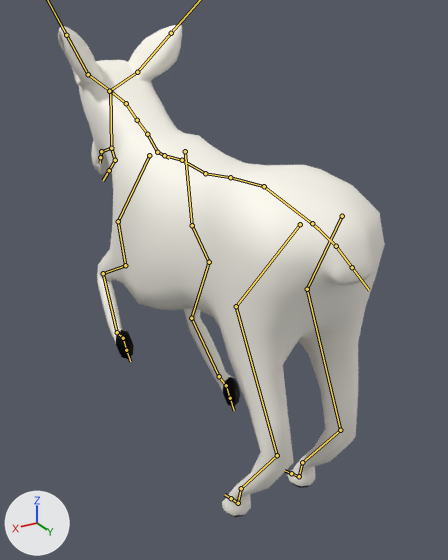
Before and after pictures for a commit that changed the FBX model Hares-and-Bears/Assets/Models/Animals/Deer/FemaleDeerModel.fbx.
One viewpoint serves both versions: a camera (50 mm lens) standing at (4.19, 7.09, 6.72) and looking at (-0.39, -0.56, 2.9). Every picture has the same lights, and +X, +Y and +Z are marked at lower left. Both versions are drawn at frame 14 of the action 'DeerRunningAnimation'; the numbers are the values there. The bones that bend it are drawn over the model as lines.

The first picture shows 'DeerModel'.
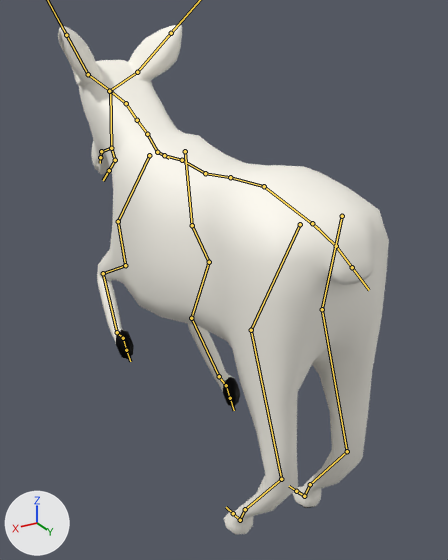
Where the change shows, as pixel boxes [x1, y1, x2, y2] in the pictures (448 x 560 px):
'DeerModel', posed
    before: [58, 25, 385, 517]
    after: [58, 25, 389, 535]
bone 'BackShoulder.L', root to tip
    before: (300, 224) to (236, 306)
    after: (300, 224) to (251, 330)
bone 'BackLeg1.L', root to tip
    before: (236, 306) to (277, 455)
    after: (251, 330) to (281, 479)
bone 'BackLeg2.L', root to tip
    before: (277, 455) to (241, 488)
    after: (281, 479) to (245, 509)
bone 'BackLeg3.L', root to tip
    before: (241, 488) to (238, 503)
    after: (245, 509) to (240, 520)
bone 'BackShoulder.R', root to tip
    before: (342, 216) to (307, 289)
    after: (342, 216) to (322, 309)
bone 'BackLeg1.R', root to tip
    before: (307, 289) to (340, 430)
    after: (322, 309) to (347, 451)
bone 'BackLeg2.R', root to tip
    before: (340, 430) to (302, 462)
    after: (347, 451) to (310, 484)
bone 'BackLeg3.R', root to tip
    before: (302, 462) to (299, 476)
    after: (310, 484) to (304, 496)

The change, as a diff of the scene's bpy script:
```diff
--- a/Hares-and-Bears/Assets/Models/Animals/Deer/FemaleDeerModel.fbx.py
+++ b/Hares-and-Bears/Assets/Models/Animals/Deer/FemaleDeerModel.fbx.py
@@ bone_backshoulder_l @@
 bone_backshoulder_l = bpy.data.objects['DeerArmature'].pose.bones['BackShoulder.L']  # child of 'Spine3'
-bone_backshoulder_l.rotation_quaternion = (0.999, -0.047, -0.008, 0.0)  # degrees (-5, -1, 0)
+bone_backshoulder_l.rotation_quaternion = (0.997, 0.076, 0.013, 0.0)  # degrees (9, 1, 0)
@@ bone_backleg1_l @@
 bone_backleg1_l = bpy.data.objects['DeerArmature'].pose.bones['BackLeg1.L']  # child of 'BackShoulder.L'
-bone_backleg1_l.rotation_quaternion = (0.999, -0.041, 0.001, 0.0)  # degrees (-5, 0, 0)
+bone_backleg1_l.rotation_quaternion = (0.973, -0.229, 0.004, 0.0)  # degrees (-27, 0, 0)
@@ bone_backleg2_l @@
 bone_backleg2_l = bpy.data.objects['DeerArmature'].pose.bones['BackLeg2.L']  # child of 'BackLeg1.L'
-bone_backleg2_l.rotation_quaternion = (0.979, -0.204, -0.005, 0.0)  # degrees (-24, -1, 0)
+bone_backleg2_l.rotation_quaternion = (0.99, -0.139, -0.003, 0.0)  # degrees (-16, 0, 0)
@@ bone_backleg3_l @@
 bone_backleg3_l = bpy.data.objects['DeerArmature'].pose.bones['BackLeg3.L']  # child of 'BackLeg2.L'
-bone_backleg3_l.rotation_quaternion = (0.954, 0.3, 0.0, 0.0)  # degrees (35, 0, 0)
+bone_backleg3_l.rotation_quaternion = (0.976, 0.22, 0.0, 0.0)  # degrees (25, 0, 0)
@@ bone_backshoulder_r @@
 bone_backshoulder_r = bpy.data.objects['DeerArmature'].pose.bones['BackShoulder.R']  # child of 'Spine3'
-bone_backshoulder_r.rotation_quaternion = (0.999, -0.041, 0.007, 0.0)  # degrees (-5, 1, 0)
+bone_backshoulder_r.rotation_quaternion = (0.997, 0.076, -0.013, 0.0)  # degrees (9, -1, 0)
@@ bone_backleg1_r @@
 bone_backleg1_r = bpy.data.objects['DeerArmature'].pose.bones['BackLeg1.R']  # child of 'BackShoulder.R'
-bone_backleg1_r.rotation_quaternion = (0.998, -0.057, -0.001, 0.0)  # degrees (-7, 0, 0)
+bone_backleg1_r.rotation_quaternion = (0.975, -0.222, -0.004, 0.0)  # degrees (-26, 0, 0)
@@ bone_backleg2_r @@
 bone_backleg2_r = bpy.data.objects['DeerArmature'].pose.bones['BackLeg2.R']  # child of 'BackLeg1.R'
-bone_backleg2_r.rotation_quaternion = (0.98, -0.197, 0.005, 0.0)  # degrees (-23, 1, 0)
+bone_backleg2_r.rotation_quaternion = (0.991, -0.132, 0.003, 0.0)  # degrees (-15, 0, 0)
@@ bone_backleg3_r @@
 bone_backleg3_r = bpy.data.objects['DeerArmature'].pose.bones['BackLeg3.R']  # child of 'BackLeg2.R'
-bone_backleg3_r.rotation_quaternion = (0.95, 0.314, 0.0, 0.0)  # degrees (37, 0, 0)
+bone_backleg3_r.rotation_quaternion = (0.972, 0.234, 0.0, 0.0)  # degrees (27, 0, 0)
```
